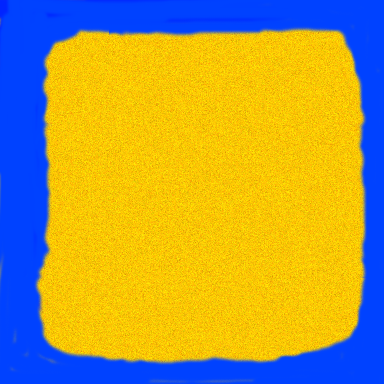
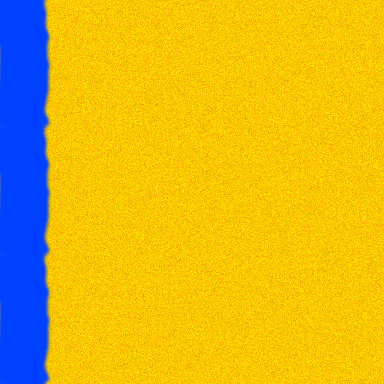
Layer changes from the first 384×384 image to the second:
added layer "Clipboard #3" above "Clipboard #2" over [0,256,52,384]
added layer "Clipboard #1" above "Clipboard" over [0,0,52,128]
hid "Water", painted on it over [0,0,384,384]
